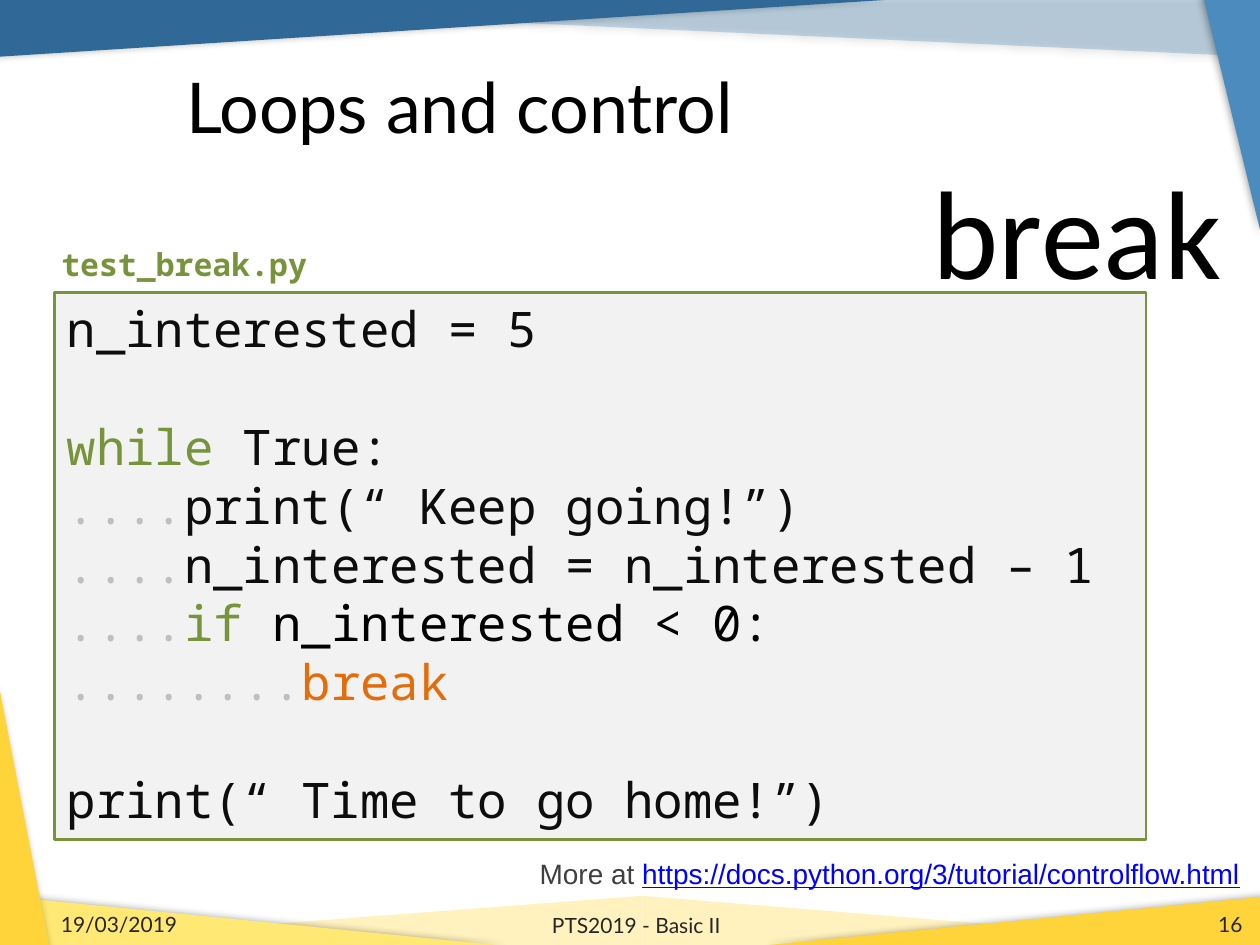
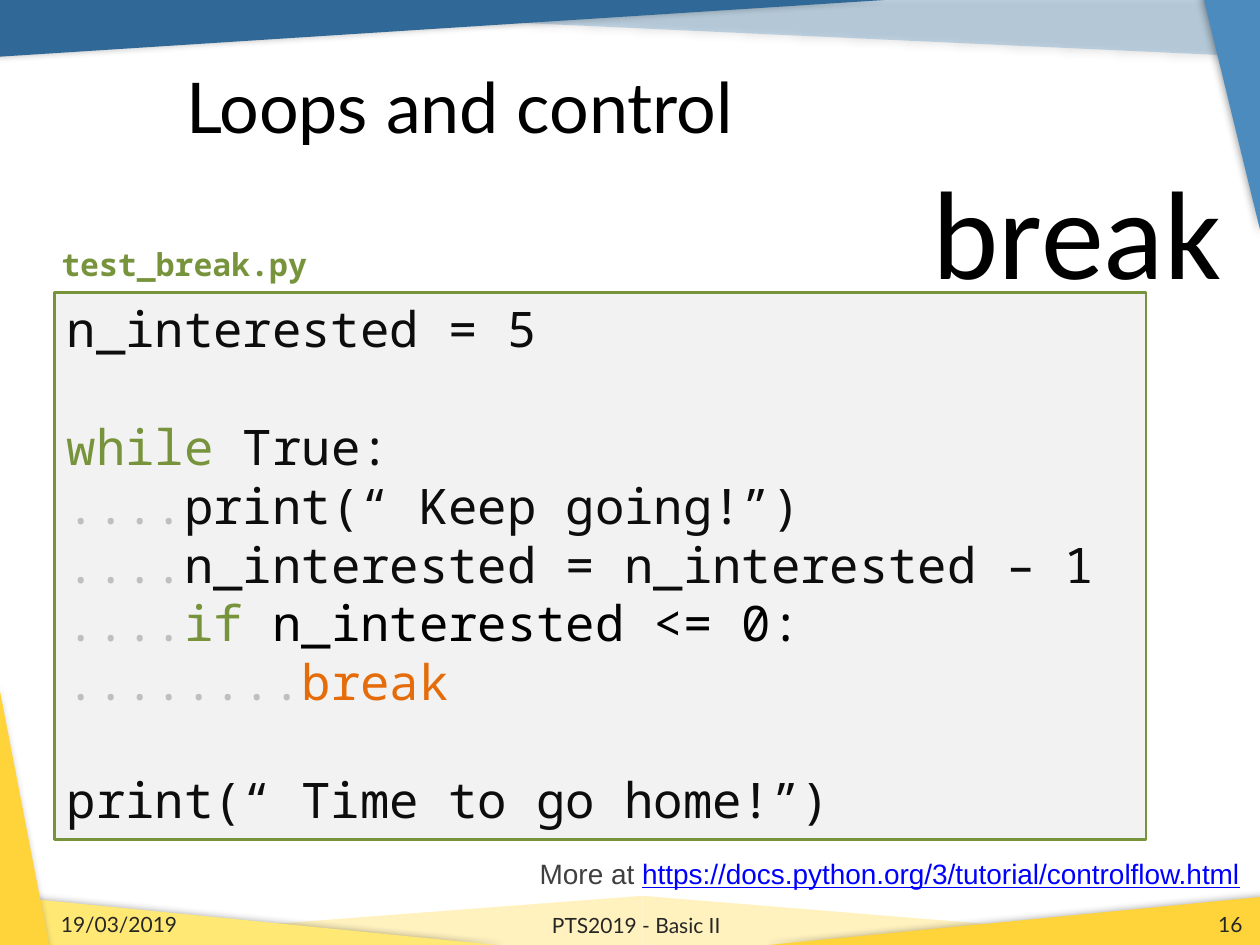
Before and after one commit to b1quint/Python-Tutorial-Series, a slide deck: slide 16 of Presentations/PTS2019_Basics_II.pptx. Drawn at 1260x945 pixels with LibreOffice and Linux fonts; fonts in the diff are those of the drawing; background and template pictures are left out. Boxes give left, top, right and bottom in pixels: in the first picture for what was removed or moved away, otherwise in the second. Text is boxed around its words. In the diff, an @@ line names an element or a change of style, - is before the commit and + after.

```diff
--- a/Presentations/PTS2019_Basics_II.pptx
+++ b/Presentations/PTS2019_Basics_II.pptx
@@ text in rectangle at (67, 603, 801, 649): text changed @@
-....if n_interested < 0:
+....if n_interested <= 0:
```
Also in this commit, not shown: 4 other slides changed, 1 slide removed, 1 other file.
